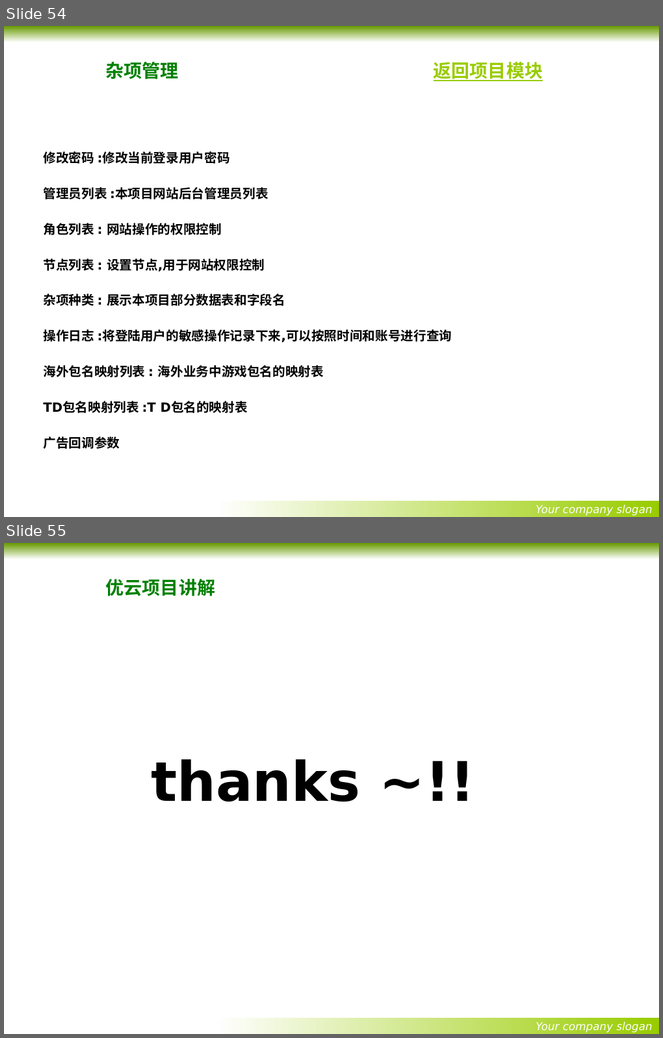
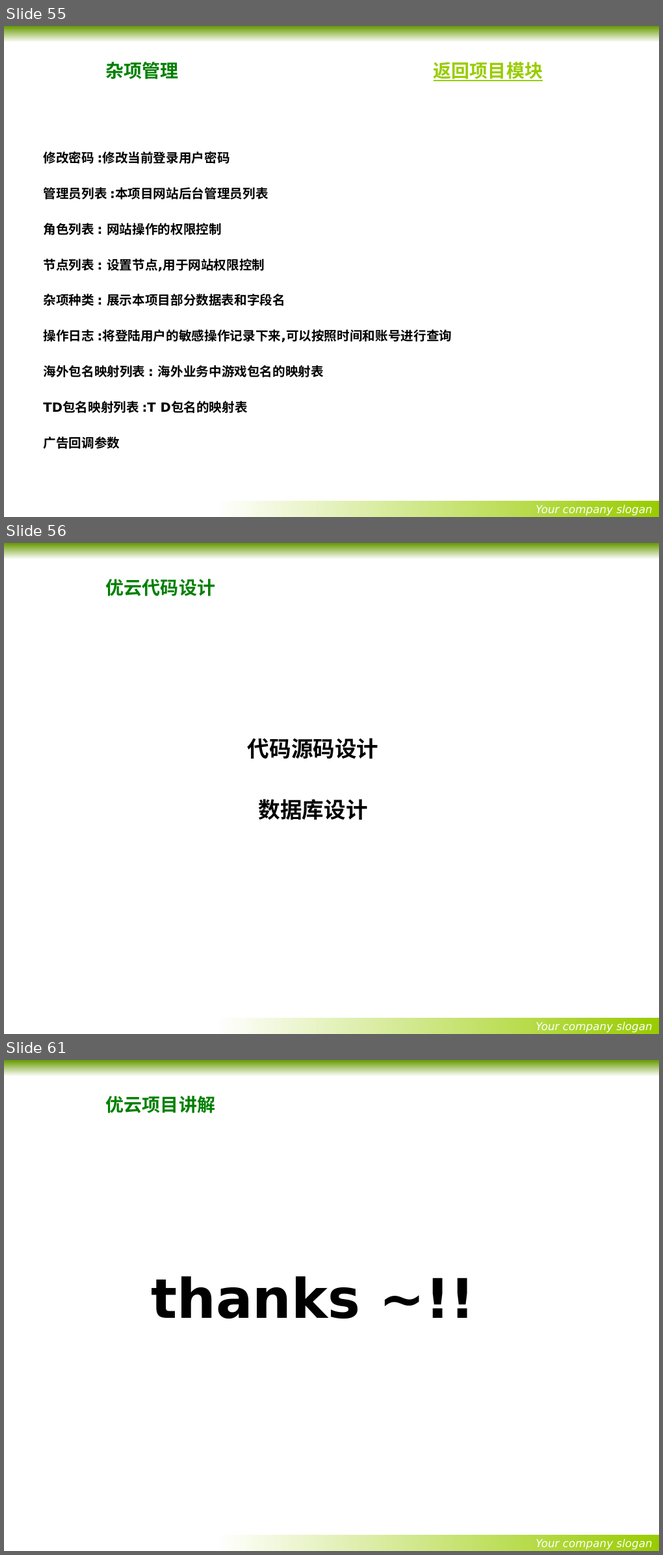
Before and after one commit to wangxiqunlucky/x-mind, a slide deck: youyun/优云项目讲解内容-最终正式版.pptx. Shown one above the other, each under a label of ours: slides 54 and 55 before the commit, slides 55, 56 and 61 after it; the slides between them are not shown. The pictures are 663x1038 and 663x1555 pixels, drawn with LibreOffice and Linux fonts; fonts in the diff are those of the drawing; background and template pictures are left out. Boxes give left, top, right and bottom in pixels: in the first picture for what was removed or moved away, otherwise in the second. Text is boxed around its words. In the diff, an @@ line names an element or a change of style, - is before the commit and + after.

```diff
--- a/youyun/优云项目讲解内容-最终正式版.pptx
+++ b/youyun/优云项目讲解内容-最终正式版.pptx
@@ slide 56 added at [4,543,659,1034], background picture (left out); not listed: 2 template elements that a slide beside it also shows @@
@@ title added at [106,579,215,596], 20 pt, text #008000, bold @@
+优云代码设计
@@ text added at [248,738,379,820], 24 pt, text #000000, bold @@
+代码源码设计
+数据库设计
@@ what was slide 54 is now slide 55 @@
@@ what was slide 55 is now slide 61 @@
```
Also in this commit, not shown: 7 slides changed, 5 other slides added, 5 other files.
